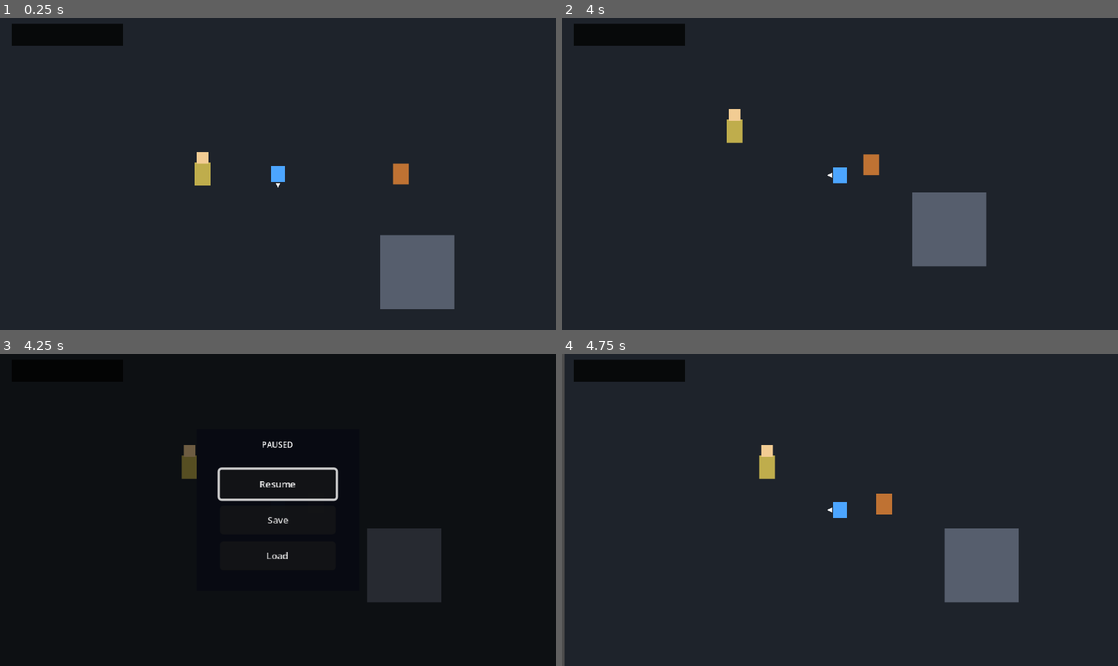
Above: before the commit, frames 1-4 (two rows, left to right).
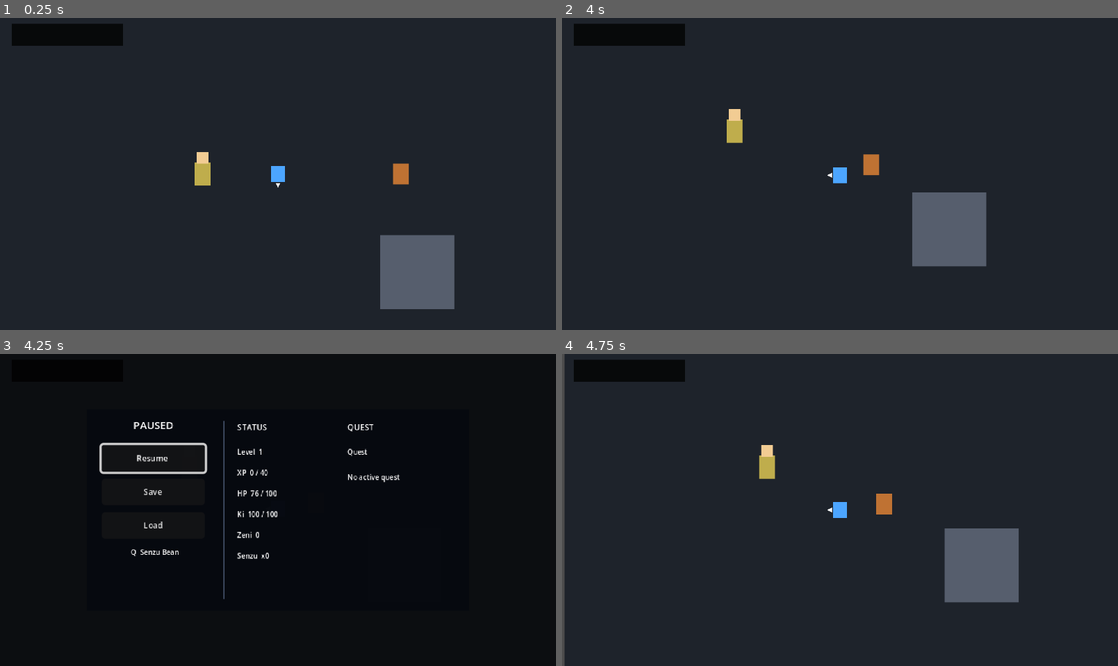
Above: after the commit, the same moments.

Repository: kikajima/dragonballsoullegacy
Game: Godot game, scene res://scenes/bootstrap/bootstrap.tscn
The game is run twice, just before and just after one commit, with the same random seed, the same clock (stepped at 60 frames per second) and the same inputs.
Inputs:
- Up to frame 1 (0.25 s): no input
- Up to frame 2 (4 s): tap Enter (ui_accept) at 0.5, 0.77, 1.52, 3.02, 3.5, 3.77 s; hold D (move_right) 0.53-1.28 s; tap J (attack) at 0.6 s; hold S (move_down) 1.28-2.03 s; tap Shift (block) at 1.35 s; hold D (move_right) 2.03-2.78 s; hold L (charge_ki) 2.03-2.78 s; hold W (move_up) 2.78-3.53 s; tap Space (dash) at 2.85 s; hold A (move_left) from 3.53 s (still down); hold E (interact) from 3.53 s (still down)
- Up to frame 3 (4.25 s): keep holding A (move_left); keep holding E (interact); tap Escape (ui_cancel) at 4.15 s
- Up to frame 4 (4.75 s): keep holding A (move_left); release E (interact) at 4.28 s; tap K (ki_blast) at 4.35 s; tap Enter (ui_accept) at 4.52 s

Frames 1-2 are identical in both runs. In frame 3, 5.7% of the frame differs, in the area x 17-80%, y 21-80%; in frame 4, nothing differs.
Error before the commit: Invalid assignment of property or key 'text' with value of type 'String' on a base object of type 'null instance'. (res://ui/pause/pause_menu.gd:112)

Commit message:
ui: redesign pause menu as compact character overview

Diff:
--- a/ui/pause/pause_menu.tscn
+++ b/ui/pause/pause_menu.tscn
@@ -19,58 +19,170 @@
 anchor_bottom = 1.0
 grow_horizontal = 2
 grow_vertical = 2
-color = Color(0, 0, 0, 0.55)
+color = Color(0, 0, 0, 0.6)
 
 [node name="Panel" type="ColorRect" parent="."]
 layout_mode = 0
-offset_left = 170.0
-offset_top = 65.0
-offset_right = 310.0
-offset_bottom = 205.0
-color = Color(0.03, 0.04, 0.07, 0.97)
+offset_left = 75.0
+offset_top = 48.0
+offset_right = 405.0
+offset_bottom = 222.0
+color = Color(0.025, 0.035, 0.06, 0.97)
 
 [node name="Title" type="Label" parent="Panel"]
 layout_mode = 0
 offset_left = 10.0
-offset_top = 8.0
-offset_right = 130.0
-offset_bottom = 28.0
+offset_top = 7.0
+offset_right = 105.0
+offset_bottom = 22.0
 text = "PAUSED"
-theme_override_font_sizes/font_size = 10
-theme_override_font_sizes/font_size = 7
+theme_override_font_sizes/font_size = 9
 horizontal_alignment = 1
 
 [node name="ResumeButton" type="Button" parent="Panel"]
 layout_mode = 0
-offset_left = 20.0
-offset_top = 35.0
-offset_right = 120.0
-offset_bottom = 60.0
+offset_left = 13.0
+offset_top = 31.0
+offset_right = 102.0
+offset_bottom = 54.0
 text = "Resume"
-theme_override_font_sizes/font_size = 8
+theme_override_font_sizes/font_size = 7
 
 [node name="SaveButton" type="Button" parent="Panel"]
 layout_mode = 0
-offset_left = 20.0
-offset_top = 66.0
-offset_right = 120.0
-offset_bottom = 91.0
+offset_left = 13.0
+offset_top = 60.0
+offset_right = 102.0
+offset_bottom = 83.0
 text = "Save"
-theme_override_font_sizes/font_size = 8
+theme_override_font_sizes/font_size = 7
 
 [node name="LoadButton" type="Button" parent="Panel"]
 layout_mode = 0
-offset_left = 20.0
-offset_top = 97.0
-offset_right = 120.0
-offset_bottom = 122.0
+offset_left = 13.0
+offset_top = 89.0
+offset_right = 102.0
+offset_bottom = 112.0
 text = "Load"
-theme_override_font_sizes/font_size = 8
+theme_override_font_sizes/font_size = 7
+
+[node name="QuickHint" type="Label" parent="Panel"]
+layout_mode = 0
+offset_left = 10.0
+offset_top = 119.0
+offset_right = 108.0
+offset_bottom = 145.0
+text = "Q  Senzu Bean"
+theme_override_font_sizes/font_size = 6
+horizontal_alignment = 1
 
 [node name="Status" type="Label" parent="Panel"]
 layout_mode = 0
-offset_left = 5.0
-offset_top = 124.0
-offset_right = 135.0
-offset_bottom = 140.0
+offset_left = 7.0
+offset_top = 150.0
+offset_right = 108.0
+offset_bottom = 169.0
+theme_override_font_sizes/font_size = 6
 horizontal_alignment = 1
+
+[node name="Divider" type="ColorRect" parent="Panel"]
+layout_mode = 0
+offset_left = 118.0
+offset_top = 10.0
+offset_right = 119.0
+offset_bottom = 164.0
+color = Color(0.4, 0.48, 0.62, 0.65)
+
+[node name="Stats" type="Control" parent="Panel"]
+layout_mode = 0
+offset_left = 130.0
+offset_top = 10.0
+offset_right = 220.0
+offset_bottom = 159.0
+
+[node name="Header" type="Label" parent="Panel/Stats"]
+layout_mode = 0
+offset_right = 90.0
+offset_bottom = 15.0
+text = "STATUS"
+theme_override_font_sizes/font_size = 7
+
+[node name="Level" type="Label" parent="Panel/Stats"]
+layout_mode = 0
+offset_top = 22.0
+offset_right = 90.0
+offset_bottom = 34.0
+text = "Level  1"
+theme_override_font_sizes/font_size = 6
+
+[node name="XP" type="Label" parent="Panel/Stats"]
+layout_mode = 0
+offset_top = 40.0
+offset_right = 90.0
+offset_bottom = 52.0
+text = "XP  0 / 40"
+theme_override_font_sizes/font_size = 6
+
+[node name="HP" type="Label" parent="Panel/Stats"]
+layout_mode = 0
+offset_top = 58.0
+offset_right = 90.0
+offset_bottom = 70.0
+text = "HP  100 / 100"
+theme_override_font_sizes/font_size = 6
+
+[node name="Ki" type="Label" parent="Panel/Stats"]
+layout_mode = 0
+offset_top = 76.0
+offset_right = 90.0
+offset_bottom = 88.0
+text = "Ki  100 / 100"
+theme_override_font_sizes/font_size = 6
+
+[node name="Zeni" type="Label" parent="Panel/Stats"]
+layout_mode = 0
+offset_top = 94.0
+offset_right = 90.0
+offset_bottom = 106.0
+text = "Zeni  0"
+theme_override_font_sizes/font_size = 6
+
+[node name="Senzu" type="Label" parent="Panel/Stats"]
+layout_mode = 0
+offset_top = 112.0
+offset_right = 90.0
+offset_bottom = 124.0
+text = "Senzu  x0"
+theme_override_font_sizes/font_size = 6
+
+[node name="Quest" type="Control" parent="Panel"]
+layout_mode = 0
+offset_left = 225.0
+offset_top = 10.0
+offset_right = 320.0
+offset_bottom = 159.0
+
+[node name="Header" type="Label" parent="Panel/Quest"]
+layout_mode = 0
+offset_right = 95.0
+offset_bottom = 15.0
+text = "QUEST"
+theme_override_font_sizes/font_size = 7
+
+[node name="Title" type="Label" parent="Panel/Quest"]
+layout_mode = 0
+offset_top = 22.0
+offset_right = 95.0
+offset_bottom = 38.0
+text = "Quest"
+theme_override_font_sizes/font_size = 6
+autowrap_mode = 2
+
+[node name="Objective" type="Label" parent="Panel/Quest"]
+layout_mode = 0
+offset_top = 44.0
+offset_right = 95.0
+offset_bottom = 132.0
+text = "No active quest"
+theme_override_font_sizes/font_size = 6
+autowrap_mode = 2
